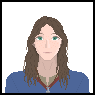
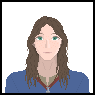
Layer changes from the first 95 x 95 image to the second:
painted on "Pasted Layer" over left=35, top=67, right=58, bottom=77
painted on "Background" over left=23, top=47, right=67, bottom=89